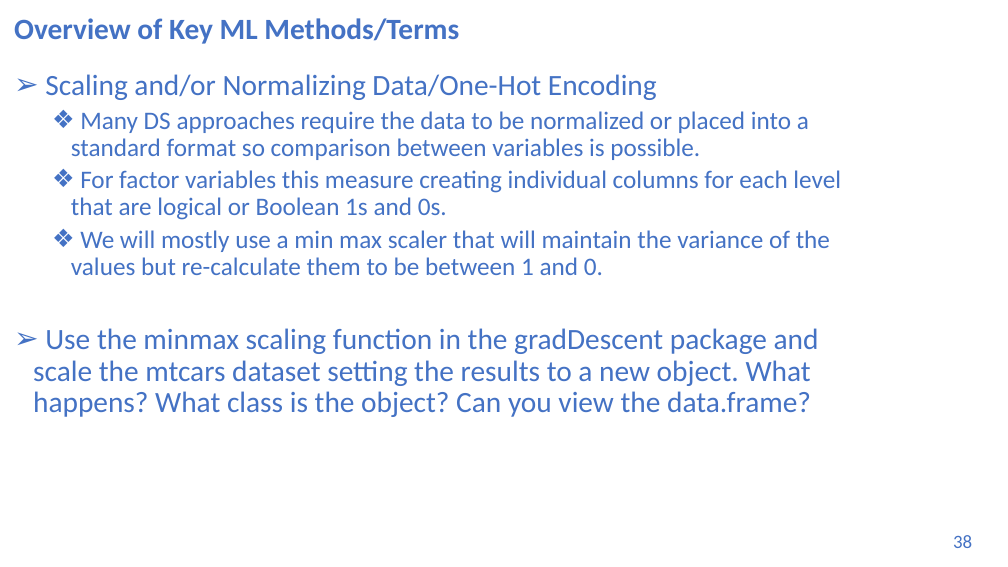
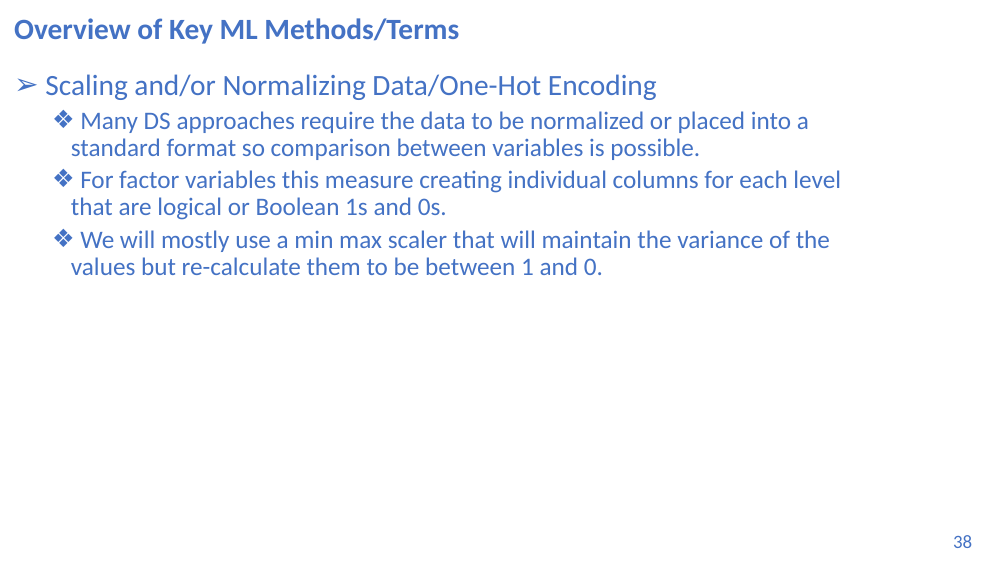
Before and after one commit to wloving77/Fall2023Classes, a slide deck: slide 38 of foundations_of_machine_learning/DS-3001/05_ML_Concepts_II_Data_Prep/machine_learning_bootcamp.pptx. Drawn at 1008x567 pixels with LibreOffice and Linux fonts; fonts in the diff are those of the drawing. Boxes give left, top, right and bottom in pixels: in the first picture for what was removed or moved away, otherwise in the second. Text is boxed around its words. In the diff, an @@ line names an element or a change of style, - is before the commit and + after.

```diff
--- a/foundations_of_machine_learning/DS-3001/05_ML_Concepts_II_Data_Prep/machine_learning_bootcamp.pptx
+++ b/foundations_of_machine_learning/DS-3001/05_ML_Concepts_II_Data_Prep/machine_learning_bootcamp.pptx
@@ text at [33, 328, 819, 417]: paragraph removed @@
-➢ Use the minmax scaling function in the gradDescent package and scale the mtcars dataset setting the results to a new object. What happens? What class is the object? Can you view the data.frame?
```
Also in this commit, not shown: 6 other slides changed, 28 other files.
